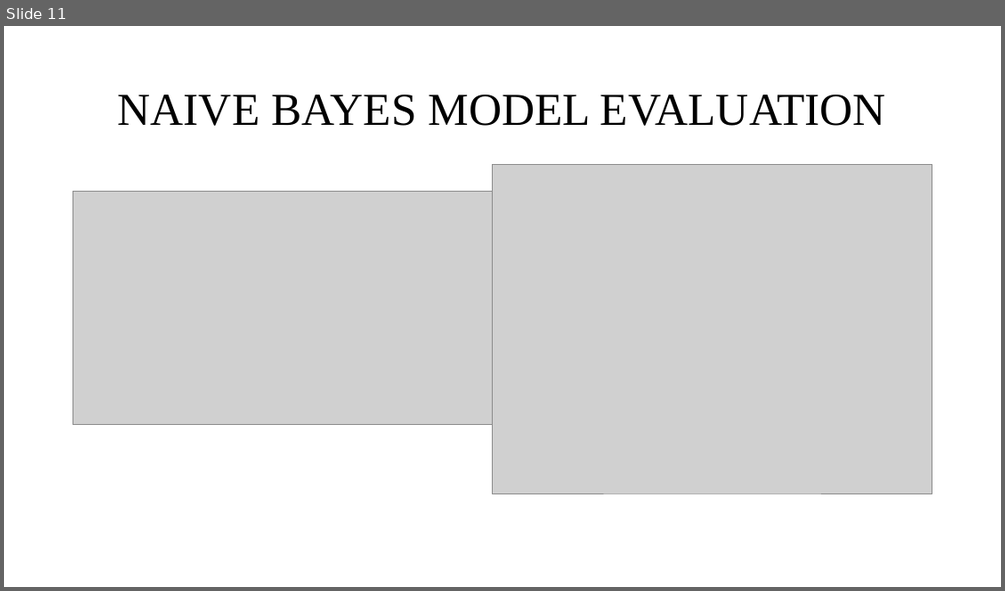
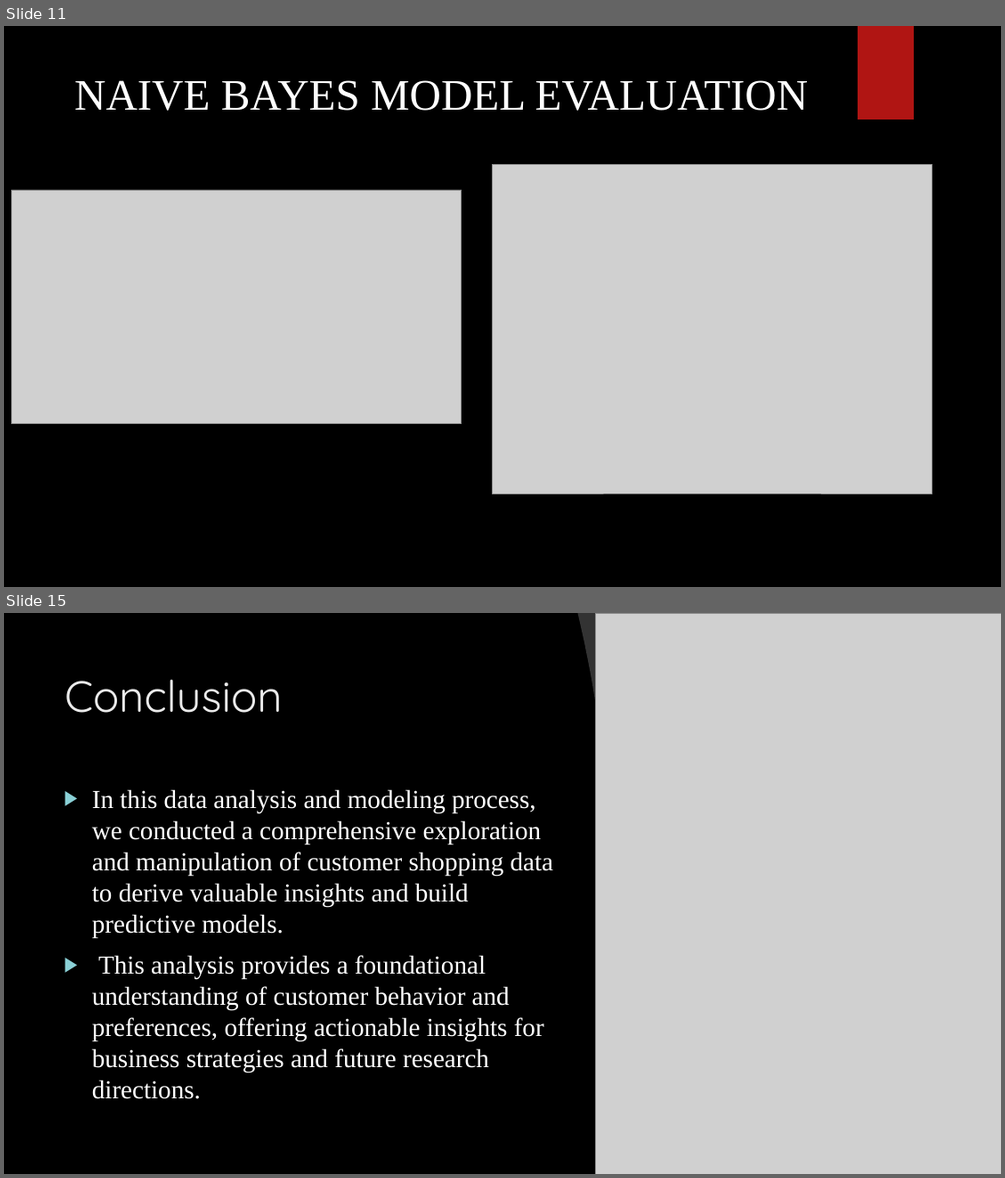
Before and after one commit to Jothish21/Data-Mining-Project-Group4, a slide deck: Group4-Presentation.pptx. Shown one above the other, each under a label of ours: slide 11 before the commit, slides 11 and 15 after it; the slides between them are not shown. The pictures are 1005x591 and 1005x1178 pixels, drawn with LibreOffice and Linux fonts; fonts in the diff are those of the drawing; grey boxes stand for pictures; background and template pictures are left out. Boxes give left, top, right and bottom in pixels: in the first picture for what was removed or moved away, otherwise in the second. Text is boxed around its words. In the diff, an @@ line names an element or a change of style, - is before the commit and + after.

```diff
--- a/Group4-Presentation.pptx
+++ b/Group4-Presentation.pptx
@@ slide 15 added at (x1=4, y1=613, x2=1001, y2=1174), background picture (left out); not listed: 1 template element that a slide beside it also shows @@
@@ freeform shape added at (x1=577, y1=613, x2=623, y2=916), fill #FFFFFF at 20% opacity @@
@@ picture added at (x1=596, y1=613, x2=1001, y2=1174) @@
@@ title added at (x1=65, y1=679, x2=283, y2=713), 42 pt, text #EBEBEB @@
+Conclusion
@@ text added at (x1=92, y1=789, x2=553, y2=1099), 25 pt, text #FFFFFF @@
+▶ In this data analysis and modeling process, we conducted a comprehensive exploration and manipulation of customer shopping data to derive valuable insights and build predictive models.
+▶ This analysis provides a foundational understanding of customer behavior and preferences, offering actionable insights for business strategies and future research directions.
@@ slide 11 changed as well @@
@@ background #FFFFFF to picture (left out) @@
@@ rectangle added at (x1=858, y1=26, x2=914, y2=119), fill #B01513 @@
@@ title "NAIVE BAYES MODEL EVALUATION" moved from (x1=118, y1=95, x2=886, y2=126) to (x1=74, y1=80, x2=809, y2=111) @@
@@ title "NAIVE BAYES MODEL EVALUATION" at (x1=74, y1=80, x2=809, y2=111): size 44 to 42 pt, text colour #000000 to #FFFFFF; line spacing 0.9 to 1; vertical alignment middle to top @@
@@ ellipse added at (x1=708, y1=163, x2=938, y2=394), fill gradient #50B9C1 @@
@@ picture moved from (x1=73, y1=192, x2=523, y2=426) to (x1=11, y1=190, x2=461, y2=424) @@
```
Also in this commit, not shown: 13 other slides changed, 1 other slide added, 1 slide removed, 1 other file.
